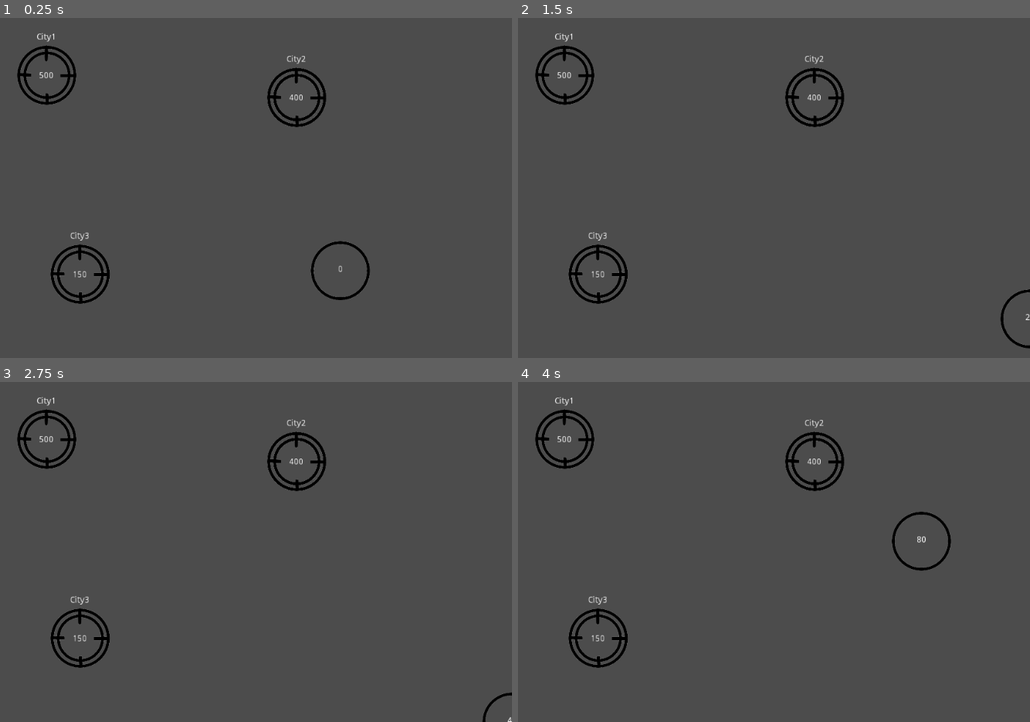
Above: before the commit, frames 1-4 (two rows, left to right).
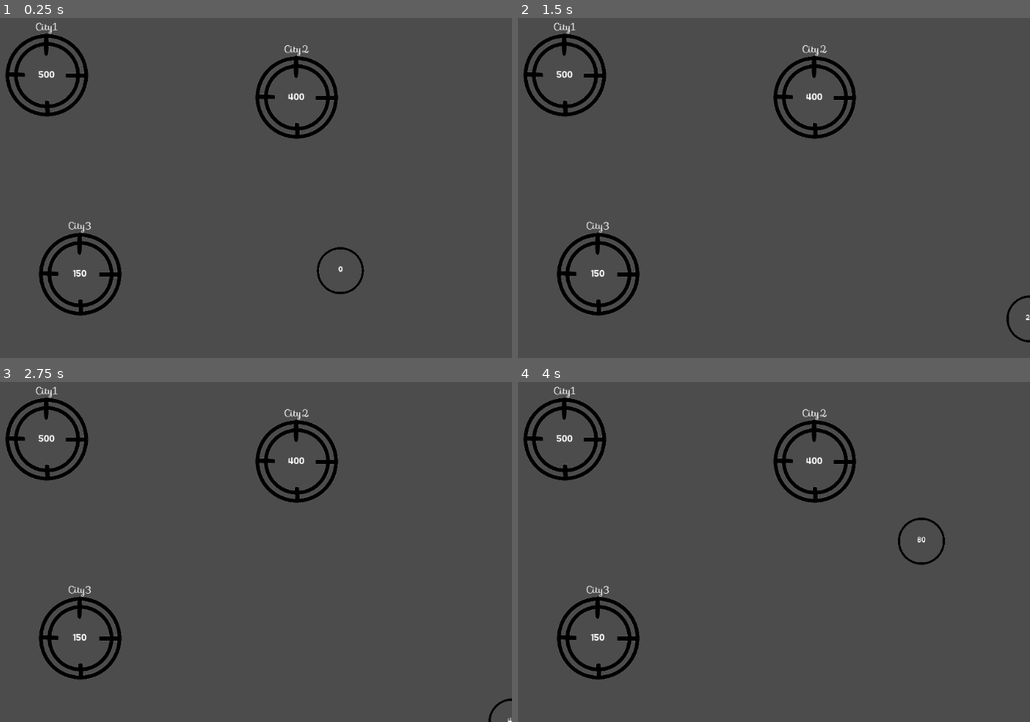
Above: after the commit, the same moments.

Repository: ixio/theogenesis
Game: Godot game, scene res://Main.tscn
Same seed, same stepped clock (60 frames per second), same inputs: the game is played once before the commit and once after it.
Inputs:
- Up to frame 1 (0.25 s): no input
- Up to frame 2 (1.5 s): tap Enter at 0.5 s; hold Right (ui_right) 0.53-1.28 s; hold Down (ui_down) from 1.28 s (still down)
- Up to frame 3 (2.75 s): tap Space at 2 s; release Down (ui_down) at 2.03 s; hold Right (ui_right) from 2.03 s (still down)
- Up to frame 4 (4 s): tap Enter at 2.75 s; release Right (ui_right) at 2.78 s; hold Up (ui_up) 2.78-3.53 s; hold Left (ui_left) from 3.53 s (still down)

The runs differ from the first frame. In frame 1, 5.4% of the frame differs, in the area x 1-73%, y 1-88%; in frame 2, 5.1%; in frame 3, 5.0%; in frame 4, 5.4%, in the area x 1-85%, y 1-88%.

Commit message:
Add MIT fonts found on fontlibrary.org

Diff:
--- a/City.tscn
+++ b/City.tscn
@@ -1,10 +1,22 @@
-[gd_scene load_steps=4 format=2]
+[gd_scene load_steps=8 format=2]
 
 [ext_resource path="res://assets/img/city.png" type="Texture" id=1]
 [ext_resource path="res://City.gd" type="Script" id=2]
 
 [sub_resource type="CircleShape2D" id=1]
-radius = 49.5621
+radius = 69.6083
+
+[sub_resource type="DynamicFontData" id=4]
+font_path = "res://assets/fonts/COUTURE-Bold.ttf"
+
+[sub_resource type="DynamicFont" id=5]
+font_data = SubResource( 4 )
+
+[sub_resource type="DynamicFontData" id=2]
+font_path = "res://assets/fonts/Sofia-Regular.otf"
+
+[sub_resource type="DynamicFont" id=3]
+font_data = SubResource( 2 )
 
 [node name="City" type="StaticBody2D"]
 position = Vector2( 252.975, 130.849 )
@@ -14,17 +26,18 @@
 }
 
 [node name="Sprite" type="Sprite" parent="."]
-scale = Vector2( 0.5, 0.5 )
+scale = Vector2( 0.7, 0.7 )
 texture = ExtResource( 1 )
 
 [node name="CollisionShape2D" type="CollisionShape2D" parent="."]
 shape = SubResource( 1 )
 
 [node name="InfluenceLabel" type="Label" parent="."]
-margin_left = -29.0
-margin_top = -20.0
-margin_right = 27.0
-margin_bottom = 22.0
+margin_left = -40.119
+margin_top = -29.2658
+margin_right = 39.881
+margin_bottom = 30.7342
+custom_fonts/font = SubResource( 5 )
 align = 1
 valign = 1
 autowrap = true
@@ -33,10 +46,11 @@
 }
 
 [node name="NameLabel" type="Label" parent="."]
-margin_left = -31.0
-margin_top = -70.0
-margin_right = 30.0
-margin_bottom = -56.0
+margin_left = -35.0662
+margin_top = -94.1715
+margin_right = 34.9338
+margin_bottom = -74.1715
+custom_fonts/font = SubResource( 3 )
 align = 1
 valign = 1
 __meta__ = {
--- a/FollowerGroup.tscn
+++ b/FollowerGroup.tscn
@@ -1,10 +1,16 @@
-[gd_scene load_steps=4 format=2]
+[gd_scene load_steps=6 format=2]
 
 [ext_resource path="res://assets/img/char.png" type="Texture" id=1]
 [ext_resource path="res://FollowerGroup.gd" type="Script" id=2]
 
 [sub_resource type="CircleShape2D" id=1]
 radius = 49.5621
+
+[sub_resource type="DynamicFontData" id=2]
+font_path = "res://assets/fonts/COUTURE-Bold.ttf"
+
+[sub_resource type="DynamicFont" id=3]
+font_data = SubResource( 2 )
 
 [node name="FollowerGroup" type="StaticBody2D"]
 position = Vector2( 208.361, 145.493 )
@@ -23,6 +29,7 @@
 margin_top = -17.0
 margin_right = 40.0
 margin_bottom = 14.0
+custom_fonts/font = SubResource( 3 )
 align = 1
 valign = 1
 __meta__ = {
--- a/Player.tscn
+++ b/Player.tscn
@@ -6,8 +6,15 @@
 [sub_resource type="CircleShape2D" id=1]
 radius = 49.5621
 
+[sub_resource type="DynamicFontData" id=2]
+font_path = "res://assets/fonts/COUTURE-Bold.ttf"
+
+[sub_resource type="DynamicFont" id=3]
+font_data = SubResource( 2 )
+
 [node name="Player" type="Area2D"]
 position = Vector2( 208.361, 145.493 )
+scale = Vector2( 0.8, 0.8 )
 script = ExtResource( 2 )
 __meta__ = {
 "_edit_group_": true
@@ -25,6 +32,7 @@
 margin_top = -17.0
 margin_right = 40.0
 margin_bottom = 14.0
+custom_fonts/font = SubResource( 3 )
 align = 1
 valign = 1
 __meta__ = {
Not shown: 1 places in Player.tscn that only renumber resources
Binary file added: assets/fonts/COUTURE-Bold.ttf
Binary file added: assets/fonts/Sofia-Regular.otf
